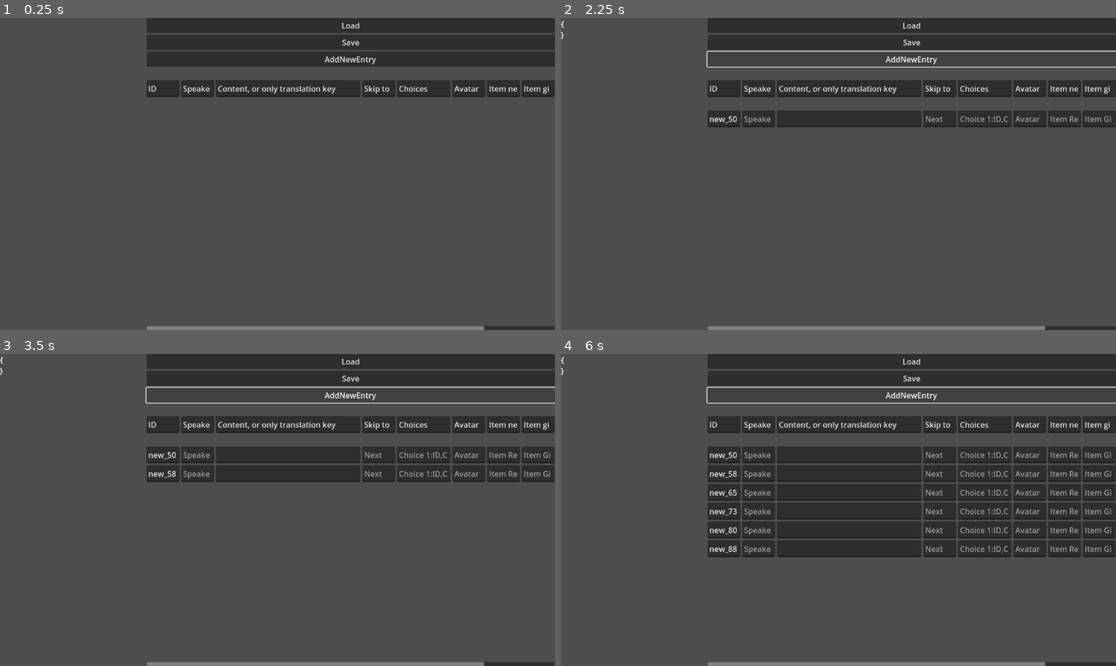
Above: before the commit, frames 1-4 (two rows, left to right).
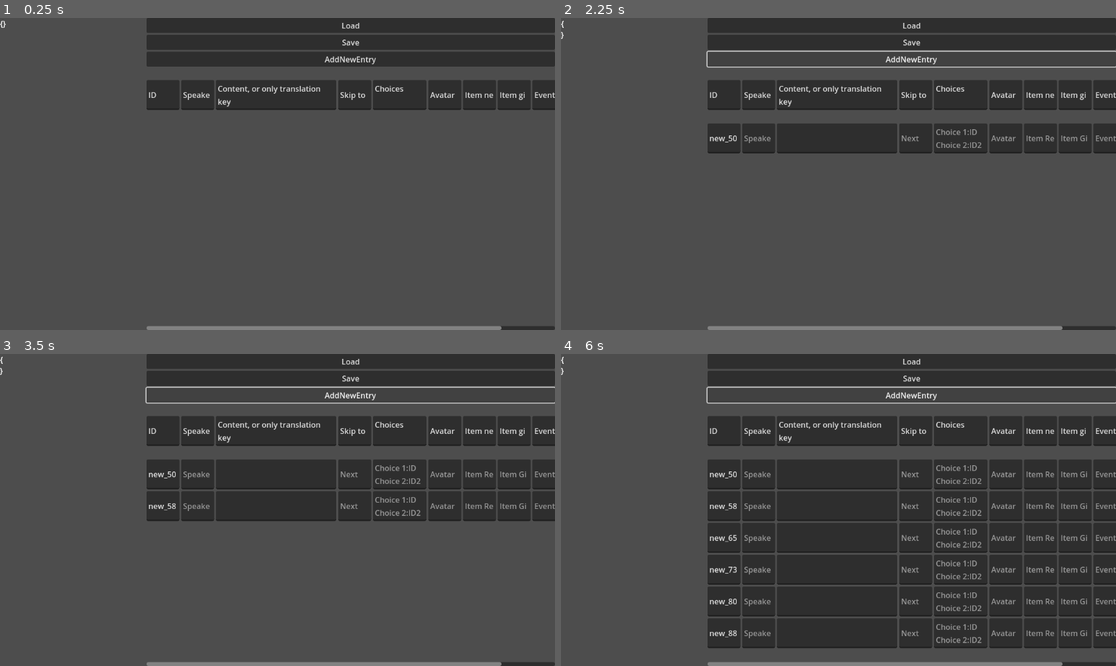
Above: after the commit, the same moments.

Repository: RockyMadio/VisualNovelEditor
Game: Godot game, scene res://main.tscn
The game is run twice, just before and just after one commit, with the same random seed, the same clock (stepped at 60 frames per second) and the same inputs. The project has no main scene, so this scene is started directly.
Inputs:
- Up to frame 1 (0.25 s): no input
- Up to frame 2 (2.25 s): click "Load" at 0.5 s; click "Save" at 1.25 s; click "AddNewEntry" at 2 s
- Up to frame 3 (3.5 s): click "AddNewEntry" at 2.75 s
- Up to frame 4 (6 s): click "AddNewEntry" at 3.5 s; tap Enter at 4.25, 5.75 s; tap Space at 5 s

The runs differ from the first frame. In frame 1, 3.6% of the frame differs, in the area x 0-100%, y 0-100%; in frame 2, 12%; in frame 3, 15%; in frame 4, 31%, in the area x 26-100%, y 20-100%.

Commit message:
json visualization

Diff:
--- a/edit/ui/DialogueEditor.gd
+++ b/edit/ui/DialogueEditor.gd
@@ -19,6 +19,23 @@
 	load_json()
 
 
+func visualize_json():
+	var key_order := [
+		"ID", "Speaker", "Text", "Next", "Choices",
+		"Avatar", "ItemRequired", "ItemGive", "Event"
+	]
+	var dialogue_dict := {}
+	for entry in dialogue_data:
+		if entry.has("ID"):
+			var ordered_entry := {}
+			for k in key_order:
+				ordered_entry[k] = entry.get(k, "")
+			dialogue_dict[entry["ID"]] = ordered_entry
+	json_preview.text = ordered_dict_to_json(dialogue_dict, key_order)
+
+
+
+
 func load_json():
 	if FileAccess.file_exists(DIALOGUE_PATH):
 		var file = FileAccess.open(DIALOGUE_PATH, FileAccess.READ)
@@ -33,30 +50,12 @@
 			for id in result.keys():
 				dialogue_data.append(result[id])
 			refresh_ui()
+			visualize_json()
 		else:
 			push_error("Dialogue file is not a dictionary structure.")
 	else:
 		dialogue_data = []
-
-
-func ordered_dict_to_json(data: Dictionary, key_order: Array) -> String:
-	var json_str := "{\n"
-	var keys = data.keys()
-	keys.sort_custom(func(a, b): return int(a.get_slice("_", -1)) < int(b.get_slice("_", -1)))
-	for i in range(keys.size()):
-		var id = keys[i]
-		var entry = data[id]
-		json_str += "\t\"" + id + "\": {\n"
-		for j in range(key_order.size()):
-			var key = key_order[j]
-			var value = entry.get(key, "")
-			json_str += "\t\t\"" + key + "\": " + JSON.stringify(value)
-
-			json_str += ",\n" if j < key_order.size() - 1 else "\n"
-		json_str += "\t}"
-		json_str += ",\n" if i < keys.size() - 1 else "\n"
-	json_str += "}"
-	return json_str
+		json_preview.text = "{}"
 
 
 func save_json():
@@ -82,7 +81,32 @@
 	file.store_string(json_text)
 	file.close()
 
-	json_preview.text =  json_text
+	visualize_json()
+
+
+
+
+func ordered_dict_to_json(data: Dictionary, key_order: Array) -> String:
+	var json_str := "{\n"
+	var keys = data.keys()
+	keys.sort_custom(func(a, b): return int(a.get_slice("_", -1)) < int(b.get_slice("_", -1)))
+	for i in range(keys.size()):
+		var id = keys[i]
+		var entry = data[id]
+		json_str += "\t\"" + id + "\": {\n"
+		for j in range(key_order.size()):
+			var key = key_order[j]
+			var value = entry.get(key, "")
+			json_str += "\t\t\"" + key + "\": " + JSON.stringify(value)
+
+			json_str += ",\n" if j < key_order.size() - 1 else "\n"
+		json_str += "\t}"
+		json_str += ",\n" if i < keys.size() - 1 else "\n"
+	json_str += "}"
+	return json_str
+
+
+
 
 
 
--- a/edit/ui/DialogueLineEditor.gd
+++ b/edit/ui/DialogueLineEditor.gd
@@ -22,17 +22,29 @@
 			field.text_changed.connect(_on_any_field_changed)
 	$DeleteButton.pressed.connect(_on_DeleteButton_pressed)
 
+func clean_text(text: String) -> String:
+	return text.replace("\n", "").strip_edges()
+
 func _on_any_field_changed(new_text=""):
+
+
+	entry_data["Choices"] = clean_text($Choices.text)
+	entry_data["ItemRequired"] = clean_text($ItemRequired.text)
+	entry_data["ItemGive"] = clean_text($ItemGive.text)
+	entry_data["Event"] = clean_text($Event.text)
+
+	# Other fields unchanged
 	entry_data["ID"] = $ID.text
 	entry_data["Speaker"] = $Speaker.text
 	entry_data["Text"] = $Text.text
 	entry_data["Next"] = $Next.text
-	entry_data["Choices"] = $Choices.text
 	entry_data["Avatar"] = $Avatar.text
-	entry_data["ItemRequired"] = $ItemRequired.text
-	entry_data["ItemGive"] = $ItemGive.text
-	entry_data["Event"] = $Event.text
+
 	emit_signal("data_changed", entry_data, entry_data["ID"])
+
+
+	emit_signal("data_changed", entry_data, entry_data["ID"])
+
 
 func _on_DeleteButton_pressed():
 	emit_signal("delete_requested", entry_data["ID"])
--- a/edit/ui/DialogueLineEditor.tscn
+++ b/edit/ui/DialogueLineEditor.tscn
@@ -20,7 +20,7 @@
 placeholder_text = "Speaker"
 
 [node name="Text" type="TextEdit" parent="."]
-custom_minimum_size = Vector2(300, 0)
+custom_minimum_size = Vector2(250, 0)
 layout_mode = 2
 size_flags_horizontal = 3
 wrap_mode = 1
@@ -31,11 +31,13 @@
 size_flags_horizontal = 3
 placeholder_text = "Next"
 
-[node name="Choices" type="LineEdit" parent="."]
+[node name="Choices" type="TextEdit" parent="."]
 custom_minimum_size = Vector2(111, 0)
 layout_mode = 2
 size_flags_horizontal = 3
-placeholder_text = "Choice 1:ID,Choice 2:ID2"
+placeholder_text = "Choice 1:ID
+Choice 2:ID2"
+scroll_fit_content_height = true
 
 [node name="Avatar" type="LineEdit" parent="."]
 layout_mode = 2
